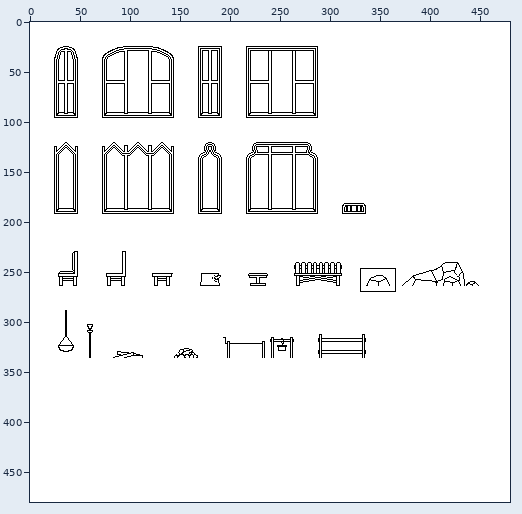
A pixel-art file gets an edit: Sprites/Map/Tiles/References.aseprite. The first picture is a wide view before the edit; the outline marks the close-up.
Close-up. As it was:
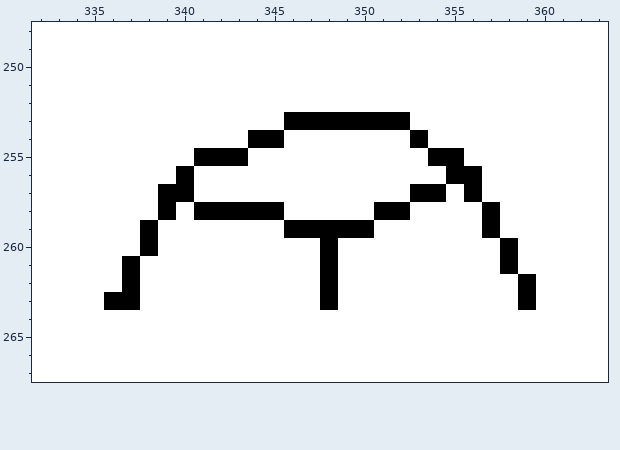
480x480 pixels, 1 frame. Shown: x 332..363, y 248..267. The commit also changed other parts of the picture, which this record leaves out.
And afterwards:
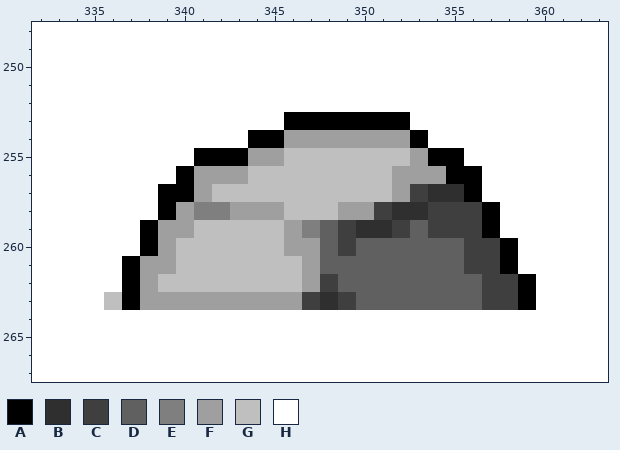
Palette (. is transparent): A #000000  B #2f2f2f  C #3f3f3f  D #606060  E #7f7f7f  F #9f9f9f  G #bfbfbf  H #ffffff
From old to new:
Changed rows in their new state; - is an unchanged pixel.
Layer "Layer 1":
first column x 336:
254 ----------FFFFFFF------
255 --------FFGGGGGGGF-----
256 -----FFFGGGGGGGGFFF----
257 -----FGGGGGGGGGGFCBB---
258 ----FEEFFFGGGFFCBBCCC--
259 ---FFGGGGGFEDCBBCDCCC--
260 ---FGGGGGGFFDCDDDDDDCC-
261 --FFGGGGGGGFDDDDDDDDCC-
262 --FGGGGGGGGFCDDDDDDDDCC
263 G-FFFFFFFFFCBCDDDDDDDCC
Pixel boxes of the changes (left, top, right, bottom) in both close-ups:
changed: (104, 130, 518, 310)
